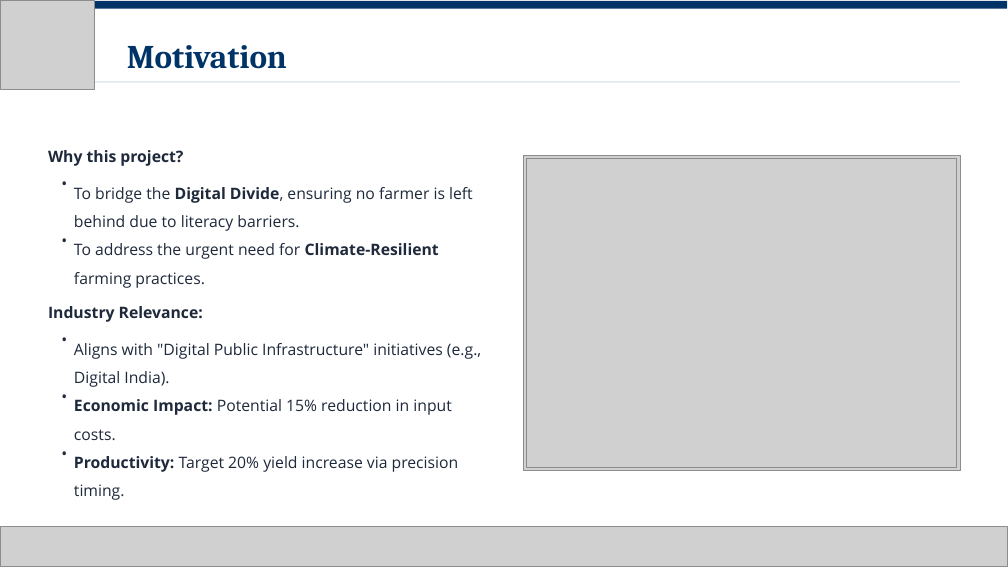
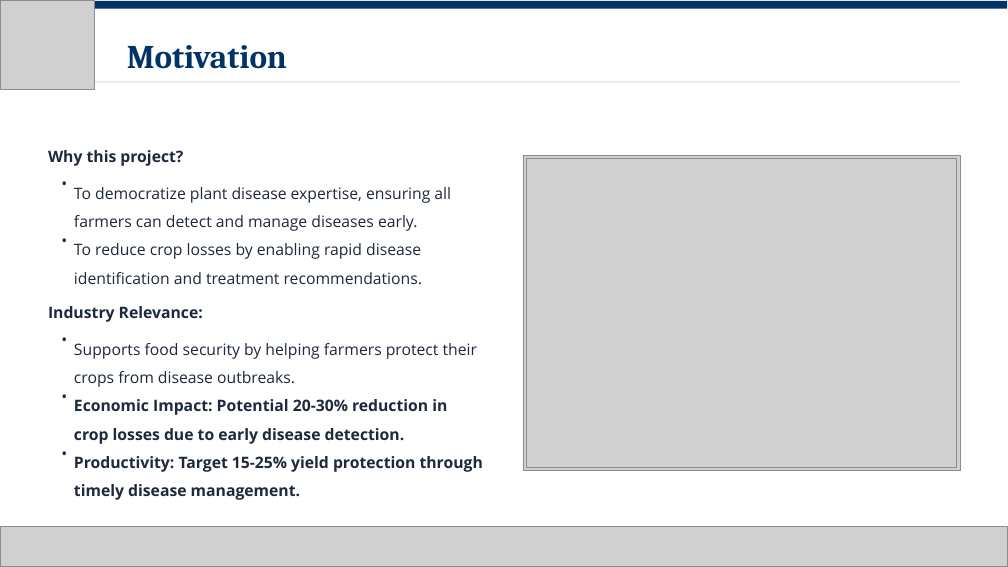
Before and after one commit to KrishnaHarish/RIT-MCA-3sem-2026, a slide deck: slide 5 of AI Agronomist - Phase I Final.pptx. Drawn at 1008x567 pixels with LibreOffice and Linux fonts; fonts in the diff are those of the drawing; grey boxes stand for pictures. Boxes give left, top, right and bottom in pixels: in the first picture for what was removed or moved away, otherwise in the second. Text is boxed around its words. In the diff, an @@ line names an element or a change of style, - is before the commit and + after.

```diff
--- a/AI Agronomist - Phase I Final.pptx
+++ b/AI Agronomist - Phase I Final.pptx
@@ text at <box>74,187,451,231</box>: text changed @@
-To bridge the Digital Divide, ensuring no farmer is left behind due to literacy barriers.
+To democratize plant disease expertise, ensuring all farmers can detect and manage diseases early.
@@ text at <box>74,243,422,284</box>: text changed @@
-To address the urgent need for Climate-Resilient farming practices.
+To reduce crop losses by enabling rapid disease identification and treatment recommendations.
@@ text at <box>74,343,477,387</box>: text changed @@
-Aligns with "Digital Public Infrastructure" initiatives (e.g., Digital India).
+Supports food security by helping farmers protect their crops from disease outbreaks.
@@ text at <box>74,399,447,444</box>: text changed; bold on @@
-Economic Impact: Potential 15% reduction in input costs.
+Economic Impact: Potential 20-30% reduction in crop losses due to early disease detection.
@@ text at <box>74,456,483,500</box>: text changed; bold on @@
-Productivity: Target 20% yield increase via precision timing.
+Productivity: Target 15-25% yield protection through timely disease management.
```
Also in this commit, not shown: 9 other slides changed.
